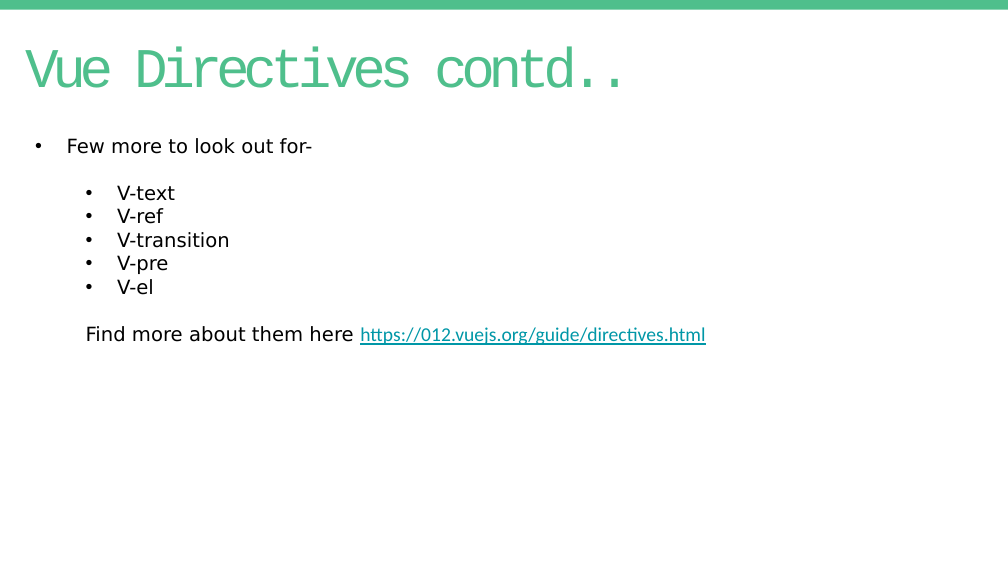
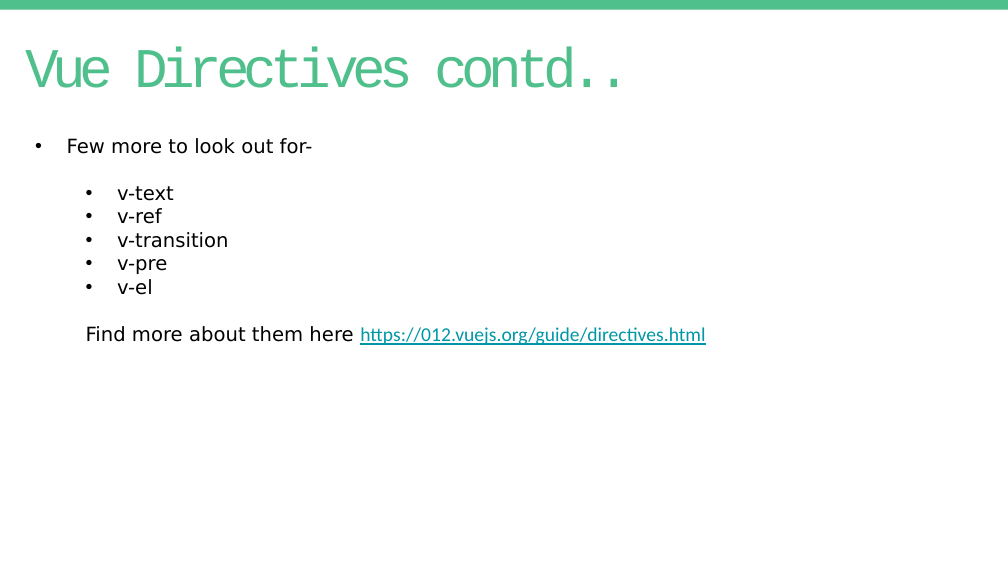
Before and after one commit to myr-account/44-563-Sec-02-6-VueJs, a slide deck: slide 15 of Vue-js_team06.pptx. Drawn at 1008x567 pixels with LibreOffice and Linux fonts; fonts in the diff are those of the drawing; background and template pictures are left out. Boxes give left, top, right and bottom in pixels: in the first picture for what was removed or moved away, otherwise in the second. Text is boxed around its words. In the diff, an @@ line names an element or a change of style, - is before the commit and + after.

Commit message:
updated V to v in 15th slide

```diff
--- a/Vue-js_team06.pptx
+++ b/Vue-js_team06.pptx
@@ text at <box>117,186,229,295</box>: text changed @@
-  • V-text
-  • V-ref
-  • V-transition
-  • V-pre
-  • V-el
+  • v-text
+  • v-ref
+  • v-transition
+  • v-pre
+  • v-el
```
Also in this commit, not shown: 1 other slide changed.
